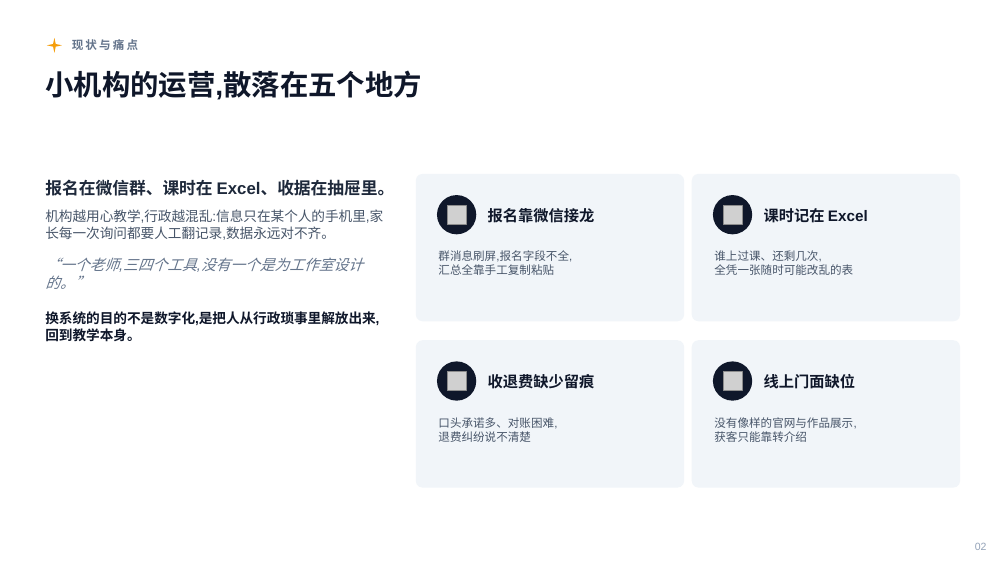
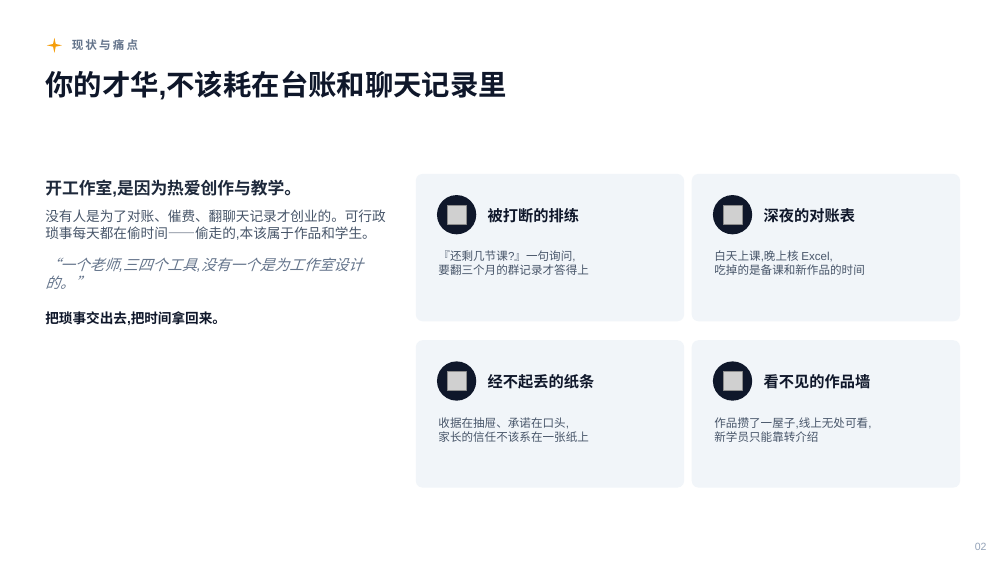
Before and after one commit to kenshinice-ai/studio-saas, a slide deck: slide 2 of docs/sales/PWE_StudioSaaS_销售介绍.pptx. Drawn at 1008x567 pixels with LibreOffice and Linux fonts; fonts in the diff are those of the drawing; grey boxes stand for pictures. Boxes give left, top, right and bottom in pixels: in the first picture for what was removed or moved away, otherwise in the second. Text is boxed around its words. In the diff, an @@ line names an element or a change of style, - is before the commit and + after.

```diff
--- a/docs/sales/PWE_StudioSaaS_销售介绍.pptx
+++ b/docs/sales/PWE_StudioSaaS_销售介绍.pptx
@@ text at (45,70,506,100): text changed @@
-小机构的运营,散落在五个地方
+你的才华,不该耗在台账和聊天记录里
@@ text at (45,179,385,240): text changed @@
-报名在微信群、课时在 Excel、收据在抽屉里。
-机构越用心教学,行政越混乱:信息只在某个人的手机里,家长每一次询问都要人工翻记录,数据永远对不齐。
+开工作室,是因为热爱创作与教学。
+没有人是为了对账、催费、翻聊天记录才创业的。可行政琐事每天都在偷时间——偷走的,本该属于作品和学生。
@@ text at (488,208,579,223): text changed @@
-报名靠微信接龙
+被打断的排练
@@ text at (764,208,855,223): text changed @@
-课时记在 Excel
+深夜的对账表
@@ text at (438,250,588,275): text changed @@
-群消息刷屏,报名字段不全,
-汇总全靠手工复制粘贴
+『还剩几节课?』一句询问,
+要翻三个月的群记录才答得上
@@ text at (714,250,864,275): text changed @@
-谁上过课、还剩几次,
-全凭一张随时可能改乱的表
+白天上课,晚上核 Excel,
+吃掉的是备课和新作品的时间
@@ text at (45,311,226,325): text changed @@
-换系统的目的不是数字化,是把人从行政琐事里解放出来,回到教学本身。
+把琐事交出去,把时间拿回来。
@@ text at (488,374,595,389): text changed @@
-收退费缺少留痕
+经不起丢的纸条
@@ text at (764,374,871,389): text changed @@
-线上门面缺位
+看不见的作品墙
@@ text at (438,417,588,442): text changed @@
-口头承诺多、对账困难,
-退费纠纷说不清楚
+收据在抽屉、承诺在口头,
+家长的信任不该系在一张纸上
@@ text at (714,417,871,442): text changed @@
-没有像样的官网与作品展示,
-获客只能靠转介绍
+作品攒了一屋子,线上无处可看,
+新学员只能靠转介绍
```
Also in this commit, not shown: 12 other slides changed, 4 other files.
